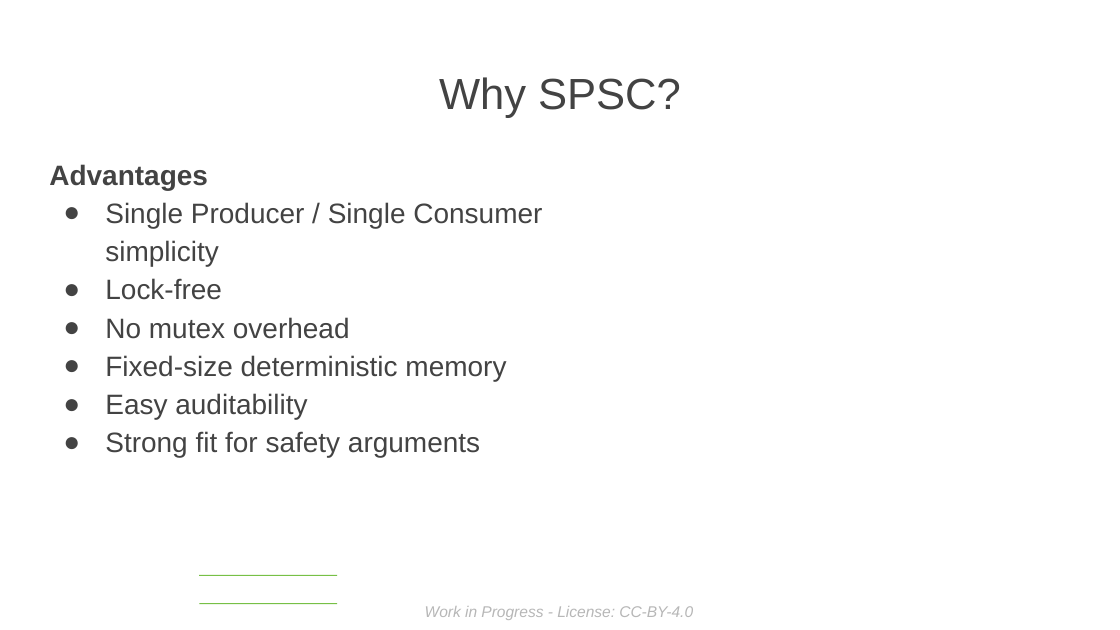
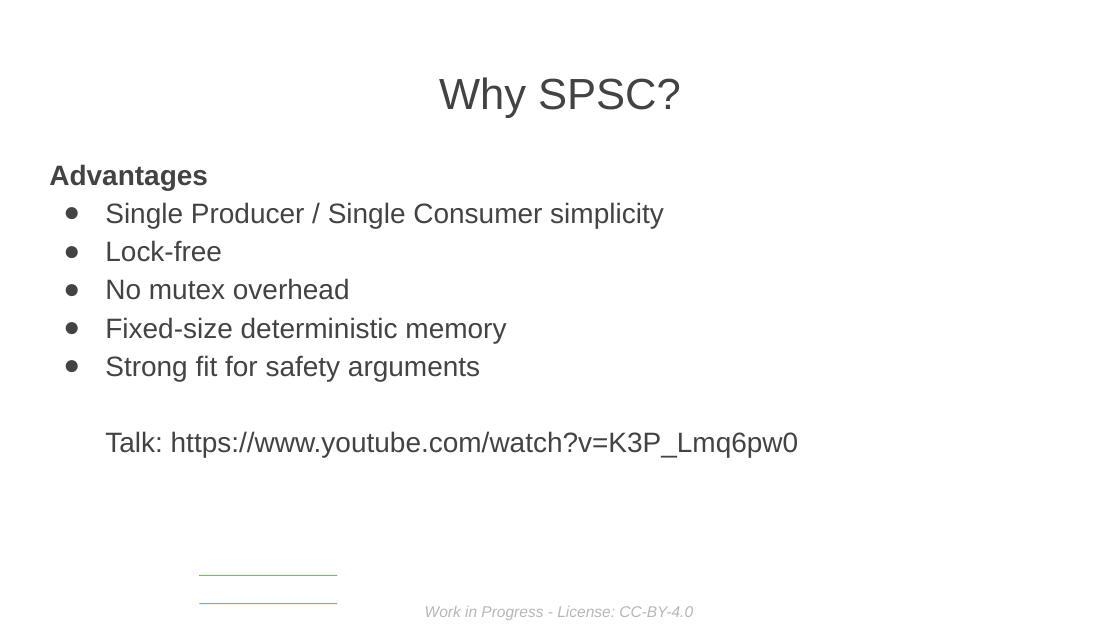
Before and after one commit to sduraiengineer/safetyguard, a slide deck: slide 14 of doc/ELISA Presentation MASTER for Workshop - London 2026.odp (slide 10 before the commit). Drawn at 1120x630 pixels with LibreOffice and Linux fonts; fonts in the diff are those of the drawing; background and template pictures are left out. Boxes give left, top, right and bottom in pixels: in the first picture for what was removed or moved away, otherwise in the second. Text is boxed around its words. In the diff, an @@ line names an element or a change of style, - is before the commit and + after.

```diff
--- a/doc/ELISA Presentation MASTER for Workshop - London 2026.odp
+++ b/doc/ELISA Presentation MASTER for Workshop - London 2026.odp
@@ text at (105, 393, 307, 419): paragraph removed @@
-● Easy auditability
@@ text at (105, 431, 799, 458): paragraph added @@
+Talk: https://www.youtube.com/watch?v=K3P_Lmq6pw0
```
Also in this commit, not shown: 16 other slides changed, 1 slide added, 1 slide removed, 2 other files.
